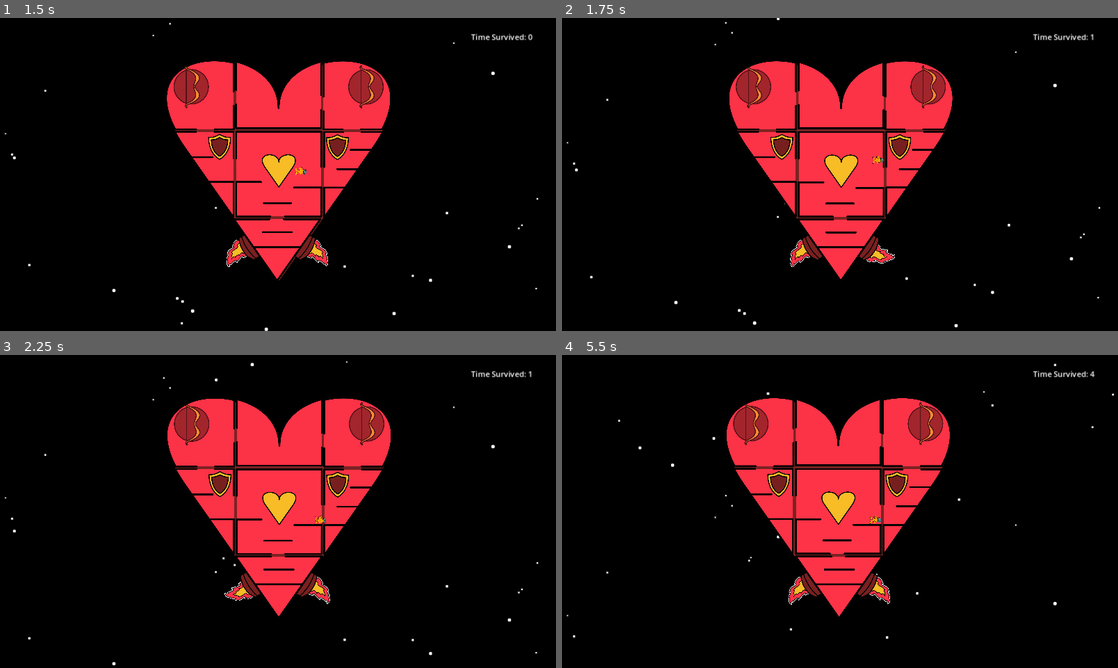
Above: before the commit, frames 1-4 (two rows, left to right).
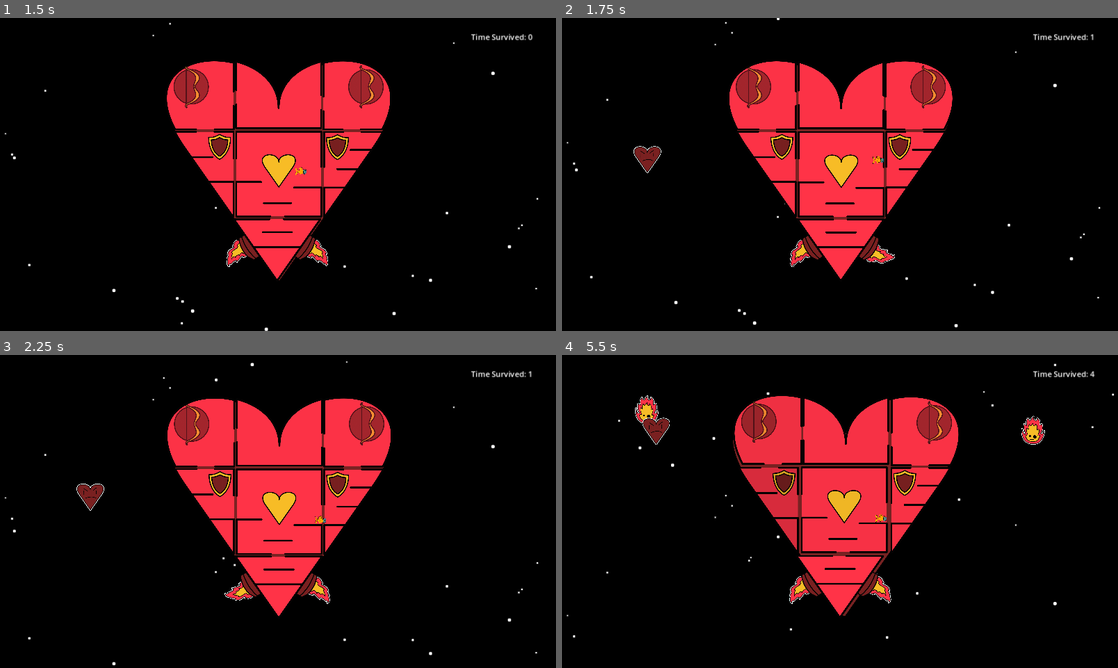
Above: after the commit, the same moments.

Repository: BreannaBre/GodotProject
Game: Godot game, scene res://scenes/main.tscn
Same seed, same stepped clock (60 frames per second), same inputs: the game is played once before the commit and once after it.
Inputs (mouse positions are in pixels of both pictures, inside the frame that each line leads up to):
- Up to frame 1 (1.5 s): click "Start" at 0.5 s; move the mouse to (400, 158) at 1.27 s; hold Right (Player1Right) from 1.28 s (still down); hold Up (Player1Jump) from 1.28 s (still down); tap / (Player1Interact) at 1.35 s; click (400, 158) at 1.42 s
- Up to frame 2 (1.75 s): keep holding Right (Player1Right); keep holding Up (Player1Jump)
- Up to frame 3 (2.25 s): release Right (Player1Right) at 2 s; release Up (Player1Jump) at 2 s; drag from (166, 527) to (278, 511) at 2.02 s
- Up to frame 4 (5.5 s): move the mouse to (895, 442) at 2.77 s; hold Left (Player1Left) 2.78-3.5 s; hold Up (Player1Jump) 2.78-3.5 s; tap / (Player1Interact) at 2.85, 4.35 s; click (895, 442) at 2.92 s; drag from (812, 574) to (751, 511) at 3.52 s; move the mouse to (1006, 558) at 4.27 s; hold Right (Player1Right) 4.28-5 s; hold Up (Player1Jump) 4.28-5 s; click (1006, 558) at 4.42 s; drag from (673, 464) to (778, 483) at 5.02 s

Frame 1 is identical in both runs. In frame 2, 0.2% of the frame differs, in the area x 12-18%, y 40-50%; in frame 3, 0.2%; in frame 4, 7.8%, in the area x 13-87%, y 12-84%.

Commit message:
sound fx

Diff:
--- a/scenes/game_over_screen.tscn
+++ b/scenes/game_over_screen.tscn
@@ -7,11 +7,12 @@
 [ext_resource type="Texture2D" uid="uid://bxg5cmsk2tm2h" path="res://assets/rooms/heart_ship_bg.svg" id="4_2seg0"]
 [ext_resource type="Texture2D" uid="uid://dg78g2bo78amu" path="res://assets/fishcat.png" id="5_x1uov"]
 
-[node name="GameOverScreen" type="Node2D" node_paths=PackedStringArray("label")]
+[node name="GameOverScreen" type="Node2D" node_paths=PackedStringArray("label", "end_player")]
 z_index = 6
 z_as_relative = false
 script = ExtResource("1_p0bc8")
 label = NodePath("FinalScore")
+end_player = NodePath("EndPlayer")
 
 [node name="Background" type="Sprite2D" parent="."]
 position = Vector2(576, 324)
@@ -56,3 +57,5 @@
 offset_bottom = 422.0
 theme_override_font_sizes/font_size = 80
 text = "Time Survived: 80 seconds"
+
+[node name="EndPlayer" type="AudioStreamPlayer2D" parent="."]
--- a/scenes/gunnery_left.tscn
+++ b/scenes/gunnery_left.tscn
@@ -9,8 +9,9 @@
 [sub_resource type="CircleShape2D" id="CircleShape2D_p7n0b"]
 radius = 37.0
 
-[node name="GunneryLeft" type="Node2D"]
+[node name="GunneryLeft" type="Node2D" node_paths=PackedStringArray("sound_player")]
 script = ExtResource("1_l737n")
+sound_player = NodePath("BulletPlayer")
 
 [node name="Body" type="RigidBody2D" parent="."]
 unique_name_in_owner = true
@@ -59,3 +60,5 @@
 
 [node name="CollisionShape2D" type="CollisionShape2D" parent="Body/ButtonArea"]
 shape = SubResource("CircleShape2D_p7n0b")
+
+[node name="BulletPlayer" type="AudioStreamPlayer2D" parent="."]
--- a/scenes/gunnery_right.tscn
+++ b/scenes/gunnery_right.tscn
@@ -9,8 +9,9 @@
 [sub_resource type="CircleShape2D" id="CircleShape2D_q5dch"]
 radius = 37.0
 
-[node name="GunneryRight" type="Node2D"]
+[node name="GunneryRight" type="Node2D" node_paths=PackedStringArray("sound_player")]
 script = ExtResource("1_ntmc0")
+sound_player = NodePath("BulletPlayer")
 
 [node name="Body" type="RigidBody2D" parent="."]
 unique_name_in_owner = true
@@ -59,3 +60,5 @@
 
 [node name="CollisionShape2D" type="CollisionShape2D" parent="Body/ButtonArea"]
 shape = SubResource("CircleShape2D_q5dch")
+
+[node name="BulletPlayer" type="AudioStreamPlayer2D" parent="."]
--- a/scenes/heart_burn.tscn
+++ b/scenes/heart_burn.tscn
@@ -25,4 +25,7 @@
 [node name="Shape" type="CollisionShape2D" parent="Body"]
 shape = SubResource("CircleShape2D_tc5fp")
 
+[node name="FlamePlayer" type="AudioStreamPlayer2D" parent="."]
+unique_name_in_owner = true
+
 [connection signal="body_entered" from="Body" to="." method="_on_body_entered"]
--- a/scenes/keyboard_player.tscn
+++ b/scenes/keyboard_player.tscn
@@ -22,3 +22,7 @@
 
 [node name="PlayerCollision" type="CollisionShape2D" parent="."]
 shape = SubResource("CapsuleShape2D_emn4l")
+
+[node name="JumpPlayer" type="AudioStreamPlayer2D" parent="."]
+unique_name_in_owner = true
+volume_db = 10.0
--- a/scenes/main.tscn
+++ b/scenes/main.tscn
@@ -36,3 +36,10 @@
 
 [node name="TitleScreen" parent="." instance=ExtResource("5_s888o")]
 z_index = 7
+
+[node name="PopPlayer" type="AudioStreamPlayer2D" parent="."]
+unique_name_in_owner = true
+volume_db = 20.0
+
+[node name="ExplodePlayer" type="AudioStreamPlayer2D" parent="."]
+unique_name_in_owner = true
--- a/scenes/shield_left.tscn
+++ b/scenes/shield_left.tscn
@@ -6,9 +6,10 @@
 [ext_resource type="Texture2D" uid="uid://b6l5ks2p5r2qk" path="res://assets/misc/shield_charging.svg" id="4_3e3wl"]
 [ext_resource type="Texture2D" uid="uid://b0r005ufhmchs" path="res://assets/misc/wrench_and_screwdriver_white.png" id="5_vbkaf"]
 
-[node name="ShieldLeft" type="Node2D"]
+[node name="ShieldLeft" type="Node2D" node_paths=PackedStringArray("shield_player")]
 script = ExtResource("1_0mx10")
 force = -4.0
+shield_player = NodePath("ShieldPlayer")
 offset_center = Vector2(50, 50)
 
 [node name="Body" type="RigidBody2D" parent="."]
@@ -62,3 +63,5 @@
 position = Vector2(11, -64)
 scale = Vector2(0.1825, 0.1825)
 texture = ExtResource("5_vbkaf")
+
+[node name="ShieldPlayer" type="AudioStreamPlayer2D" parent="."]
--- a/scenes/shield_right.tscn
+++ b/scenes/shield_right.tscn
@@ -6,8 +6,9 @@
 [ext_resource type="Texture2D" uid="uid://b0r005ufhmchs" path="res://assets/misc/wrench_and_screwdriver_white.png" id="4_0uckd"]
 [ext_resource type="Texture2D" uid="uid://b6l5ks2p5r2qk" path="res://assets/misc/shield_charging.svg" id="5_hn4df"]
 
-[node name="ShieldRight" type="Node2D"]
+[node name="ShieldRight" type="Node2D" node_paths=PackedStringArray("shield_player")]
 script = ExtResource("1_8a7hv")
+shield_player = NodePath("ShieldPlayer")
 offset_center = Vector2(-50, 50)
 
 [node name="Body" type="RigidBody2D" parent="."]
@@ -66,3 +67,5 @@
 z_as_relative = false
 scale = Vector2(0.247, 0.247)
 texture = ExtResource("5_hn4df")
+
+[node name="ShieldPlayer" type="AudioStreamPlayer2D" parent="."]
--- a/src/flame.gd
+++ b/src/flame.gd
@@ -10,7 +10,7 @@
 	body = body_unsafe as RigidBody2D
 
 func _on_body_entered(other: Node) -> void:
-	var room = other.get_parent()
+	var room := other.get_parent()
 	assert(room is Room, "Collided with something that's not a room")
-	room.damage(DAMAGE)
+	(room as Room).damage(DAMAGE)
 	queue_free()
--- a/src/game_over_process.gd
+++ b/src/game_over_process.gd
@@ -4,8 +4,14 @@
 @export var label: Label
 var timer := 0.0
 
+var end_sound := preload("res://assets/sounds/womp.mp3")
+@export var end_player: AudioStreamPlayer2D
+
 func _ready() -> void:
 	label.text = "Time Survived:"
+	if !end_player.is_playing():
+		end_player.stream = end_sound
+		end_player.play()
 
 func set_time(value: float) -> void:
 	timer = value
--- a/src/gunnery.gd
+++ b/src/gunnery.gd
@@ -11,6 +11,10 @@
 const RANGE_SQUARED: float = 2000 * 2000
 const ARROW_SPEED: float = 500
 var last_fire: int = 0
+
+var bullet_sound := preload("res://assets/sounds/bullet.mp3")
+var power_sound := preload("res://assets/sounds/load_gun.mp3")
+@export var sound_player: AudioStreamPlayer2D
 
 func _ready() -> void:
 	var gun_picture_unsafe := get_node("%GunPicture")
@@ -45,6 +49,12 @@
 	if now - last_fire < 1000:
 		return
 	last_fire = now
+
+	if !sound_player.is_playing():
+		sound_player.volume_db = 20.0
+		sound_player.stream = bullet_sound
+		sound_player.play()
+
 	var new_arrow := ARROW.instantiate() as Arrow
 	add_child(new_arrow)
 	var angle := body.transform.origin.angle_to_point(target)
@@ -55,6 +65,10 @@
 func set_powered(new_powered: bool) -> void:
 	powered = new_powered
 	if powered:
+		if !sound_player.is_playing():
+			sound_player.volume_db = 0.0
+			sound_player.stream = power_sound
+			sound_player.play()
 		gun_picture.texture = POWERED_GUN
 	else:
 		gun_picture.texture = UNPOWERED_GUN
--- a/src/heart_burn.gd
+++ b/src/heart_burn.gd
@@ -15,10 +15,14 @@
 const RANGE_SQUARED := 2000.0 * 2000.0
 var flames: Array[Flame]
 
+var flame_sound := preload("res://assets/sounds/flame.mp3")
+var flame_player: AudioStreamPlayer2D
+
 func _ready() -> void:
 	var body_unsafe := get_node("%Body")
 	assert(body_unsafe is RigidBody2D, "Somebody's been mucking with the heart burn nodes")
 	body = body_unsafe as RigidBody2D
+	flame_player = get_node("%FlamePlayer")
 	default_ready()
 
 func _process(_delta: float) -> void:
@@ -62,6 +66,10 @@
 	body.apply_central_force(force)
 
 func shoot_projectile() -> void:
+	if !flame_player.is_playing():
+		flame_player.stream = flame_sound
+		flame_player.play()
+
 	var new_flame := FLAME.instantiate() as Flame
 	add_child(new_flame)
 	var angle := body.transform.origin.angle_to_point(target)
--- a/src/keyboard_player.gd
+++ b/src/keyboard_player.gd
@@ -10,10 +10,15 @@
 var button_picker_params := PhysicsPointQueryParameters2D.new()
 var current_welded: Room
 
+var jump_sound := preload("res://assets/sounds/jump.mp3")
+var jump_player: AudioStreamPlayer2D
+
 func _ready() -> void:
 	var sprite_node := get_node("%Fishcat")
 	assert(sprite_node is Sprite2D, "Player sprite was not Sprite2D")
 	sprite = sprite_node as Sprite2D
+
+	jump_player = get_node("%JumpPlayer")
 
 	# we only want to collide with the room areas
 	weld_picker_params.collide_with_areas = true
@@ -31,6 +36,9 @@
 
 	# Handle jump.
 	if Input.is_action_pressed("Player1Jump") and is_on_floor():
+		if !jump_player.is_playing():
+			jump_player.stream = jump_sound
+			jump_player.play()
 		velocity.y = JUMP_VELOCITY
 
 	#reset hoizontal velocity
--- a/src/love_bomb.gd
+++ b/src/love_bomb.gd
@@ -8,6 +8,9 @@
 const EXPLODE_FORCE := 1
 const DAMAGE_MULT := 0.1
 
+var explode_sound := preload("res://assets/sounds/explode.mp3")
+var explode_player: AudioStreamPlayer2D
+
 func _ready() -> void:
 	var body_unsafe := get_node("%Body")
 	assert(body_unsafe is RigidBody2D, "Somebody's been mucking with the angry face nodes")
@@ -15,6 +18,7 @@
 	var sprite_unsafe := get_node("%Sprite")
 	assert(sprite_unsafe is Sprite2D, "Angry face sprite error")
 	sprite = sprite_unsafe as Sprite2D
+	explode_player = get_parent().get_node("%ExplodePlayer")
 	default_ready()
 
 func _physics_process(_delta: float) -> void:
@@ -43,6 +47,9 @@
 
 func _on_body_entered(_other: Node) -> void:
 	var ship := get_tree().get_nodes_in_group("rooms")
+	if !explode_player.is_playing():
+		explode_player.stream = explode_sound
+		explode_player.play()
 	for room in ship:
 		# idk how to assert this safely
 		assert(room is Room, "Don't touch the rooms group please!")
--- a/src/main.gd
+++ b/src/main.gd
@@ -15,13 +15,13 @@
 var mouse_dragging := false
 var mouse_params := PhysicsPointQueryParameters2D.new()
 
-const ANGRY_FACE_SCENE := preload("res://scenes/love_bomb.tscn")
+const LOVE_BOMB_SCENE := preload("res://scenes/love_bomb.tscn")
 const HEART_BURN_SCENE := preload("res://scenes/heart_burn.tscn")
 var enemies: Array[Enemy] = []
 var windowSize := DisplayServer.screen_get_size()
 const SPAWN_DELTA := 0.0625
-const INIT_DELAY := 6.0
-const MIN_DELAY := 3.0
+const INIT_DELAY := 1.0
+const MIN_DELAY := 1.0
 var spawn_delay: float
 var spawn_tick_acc: float
 
@@ -123,7 +123,7 @@
 		var location := windowSize.y/2 * Vector2.from_angle(randf_range(-PI, 0))
 		location.x = windowSize.x/2 * signf(location.x)
 		var new_enemy := add_enemy(
-			[HEART_BURN_SCENE, ANGRY_FACE_SCENE].pick_random(),
+			[HEART_BURN_SCENE, LOVE_BOMB_SCENE].pick_random() as PackedScene,
 			location + core_coords
 		)
 		new_enemy.set_target(core_coords)
@@ -145,6 +145,7 @@
 	room.set_powered(false)
 
 func power_room(room: Room) -> void:
+	if (room.powered): return
 	if current_room != null && previous_room != null:
 		previous_room.set_powered(false)
 	if current_room != null:
--- a/src/room.gd
+++ b/src/room.gd
@@ -19,6 +19,9 @@
 var breakaway_visual := Color(1,1,1,1)
 @export var offset_center := Vector2(0, 0)
 
+var pop_sound := preload("res://assets/sounds/pop.mp3")
+var pop_player: AudioStreamPlayer2D
+
 # This sets up defaults for the RigidBody2D, so make sure body has been
 # properly assigned!
 func default_ready() -> void:
@@ -28,6 +31,7 @@
 	body.collision_layer = 0b1000
 	body.collision_mask  = 0b1100
 	tube = PhysicsServer2D.joint_create()
+	pop_player = get_parent().get_node("%PopPlayer")
 
 func default_process(delta: float) -> void:
 	if state == ROOM_STATE.REATTACHING:
@@ -88,6 +92,9 @@
 	pass
 
 func pop_off(violent: bool) -> void:
+	if !pop_player.is_playing():
+		pop_player.stream = pop_sound
+		pop_player.play()
 	reattach_work = REATTACH_TIME
 	PhysicsServer2D.joint_clear(tube)
 	if violent:
--- a/src/shield.gd
+++ b/src/shield.gd
@@ -6,6 +6,10 @@
 const POWERED_BUTTON := preload("res://assets/misc/shield_ready.svg")
 const UNPOWERED_BUTTON := preload("res://assets/misc/shield_charging.svg")
 var button_sprite: Sprite2D
+
+var shield_on_sound := preload("res://assets/sounds/shield_on.mp3")
+var shield_off_sound := preload("res://assets/sounds/shield_off.mp3")
+@export var shield_player: AudioStreamPlayer2D
 
 func _ready() -> void:
 	var body_unsafe := get_node("%Body")
@@ -42,5 +46,11 @@
 	powered = new_powered
 	if powered:
 		button_sprite.texture = POWERED_BUTTON
+		if !shield_player.is_playing():
+			shield_player.stream = shield_on_sound
+			shield_player.play()
 	else:
 		button_sprite.texture = UNPOWERED_BUTTON
+		if !shield_player.is_playing():
+			shield_player.stream = shield_off_sound
+			shield_player.play()
Not shown, added: assets/sounds/bullet.mp3.import
Not shown, added: assets/sounds/explode.mp3.import
Not shown, added: assets/sounds/flame.mp3.import
Not shown, added: assets/sounds/jump.mp3.import
Not shown, added: assets/sounds/load_gun.mp3.import
Not shown, added: assets/sounds/pop.mp3.import
Not shown, added: assets/sounds/shield_off.mp3.import
Not shown, added: assets/sounds/shield_on.mp3.import
Not shown, added: assets/sounds/womp.mp3.import
Not shown, added: assets/sounds/bullet.mp3
Not shown, added: assets/sounds/explode.mp3
Not shown, added: assets/sounds/flame.mp3
(and 6 more such lines)
